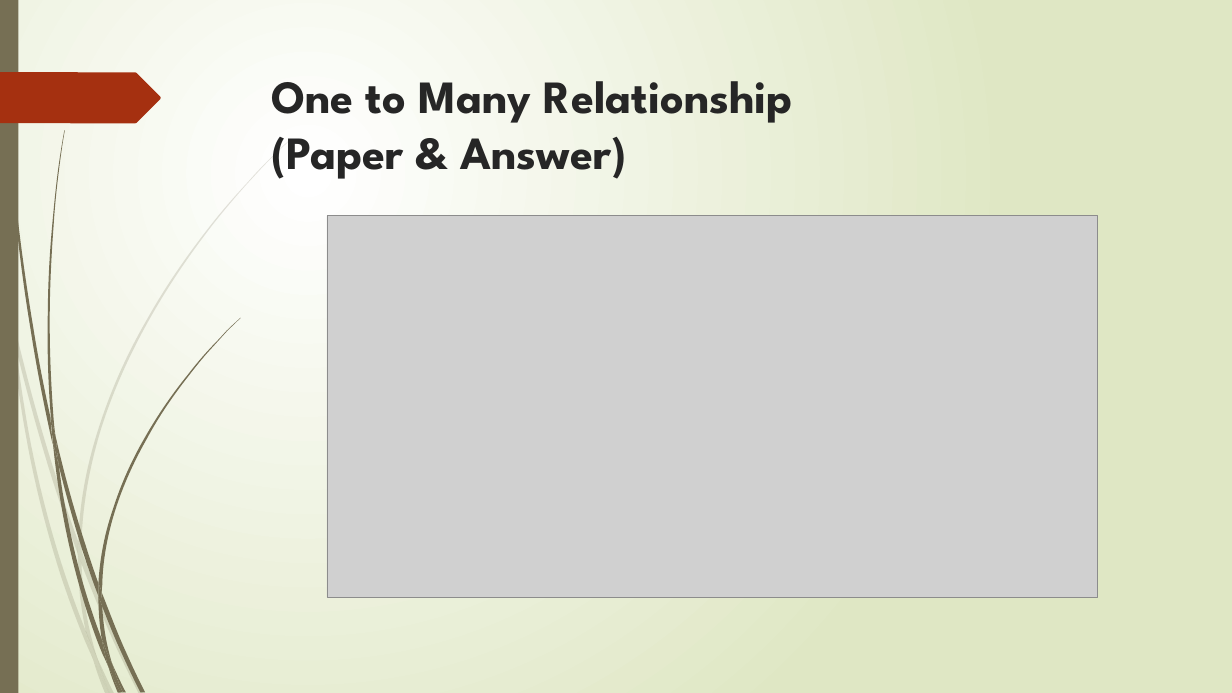
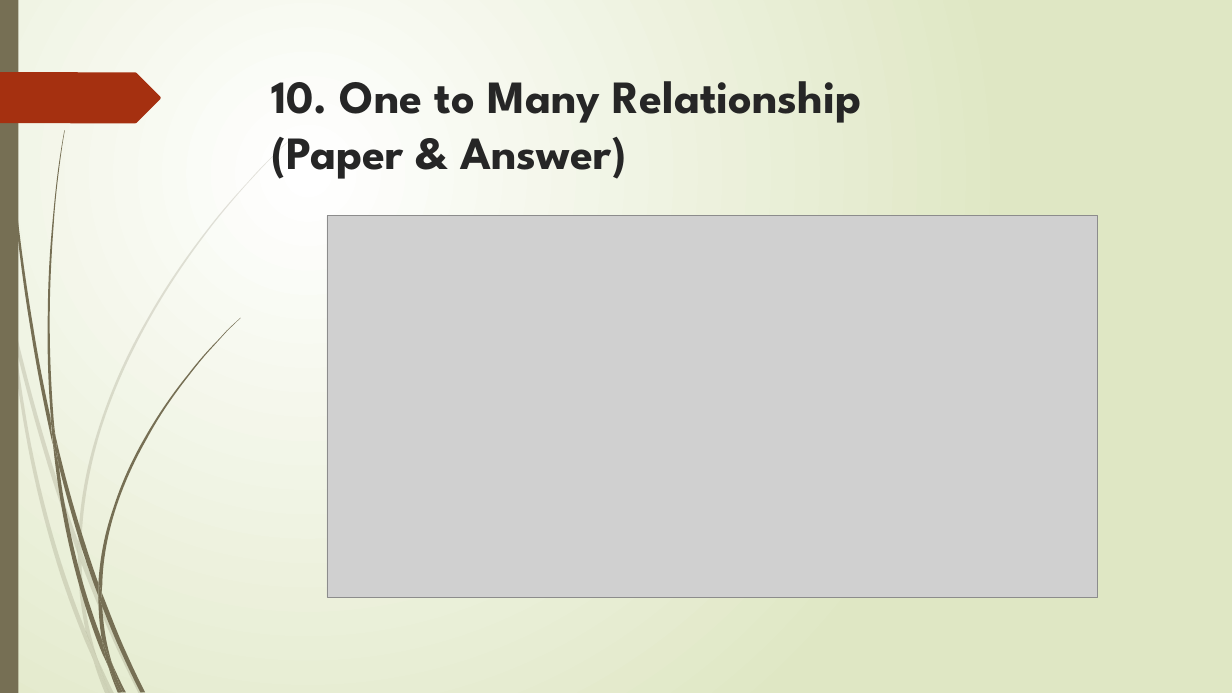
Before and after one commit to deepak127425/UST_Tasks, a slide deck: slide 17 of 1.MongoDB/4.MongoDB operations 13_Dec_2020/MongoDB operations.pptx. Drawn at 1232x693 pixels with LibreOffice and Linux fonts; fonts in the diff are those of the drawing; grey boxes stand for pictures. Boxes give left, top, right and bottom in pixels: in the first picture for what was removed or moved away, otherwise in the second. Text is boxed around its words. In the diff, an @@ line names an element or a change of style, - is before the commit and + after.

```diff
--- a/1.MongoDB/4.MongoDB operations 13_Dec_2020/MongoDB operations.pptx
+++ b/1.MongoDB/4.MongoDB operations 13_Dec_2020/MongoDB operations.pptx
@@ title at [271, 81, 861, 179]: text changed @@
-One to Many Relationship
-(Paper & Answer)
+10. One to Many Relationship
+(Paper & Answer)
```
Also in this commit, not shown: 19 other slides changed.
